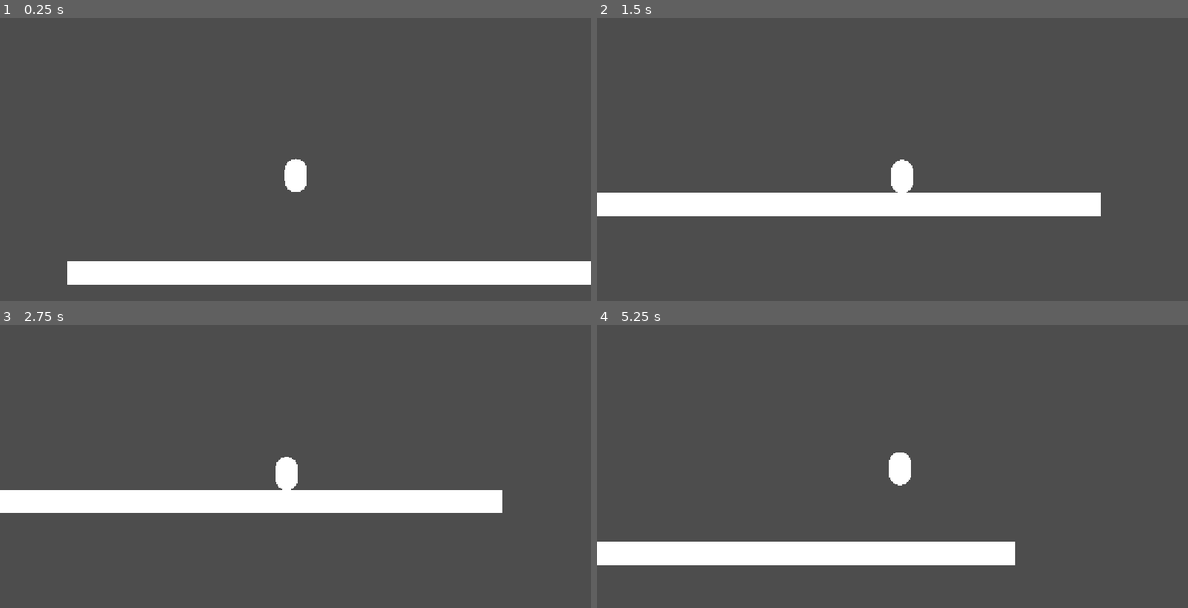
Above: before the commit, frames 1-4 (two rows, left to right).
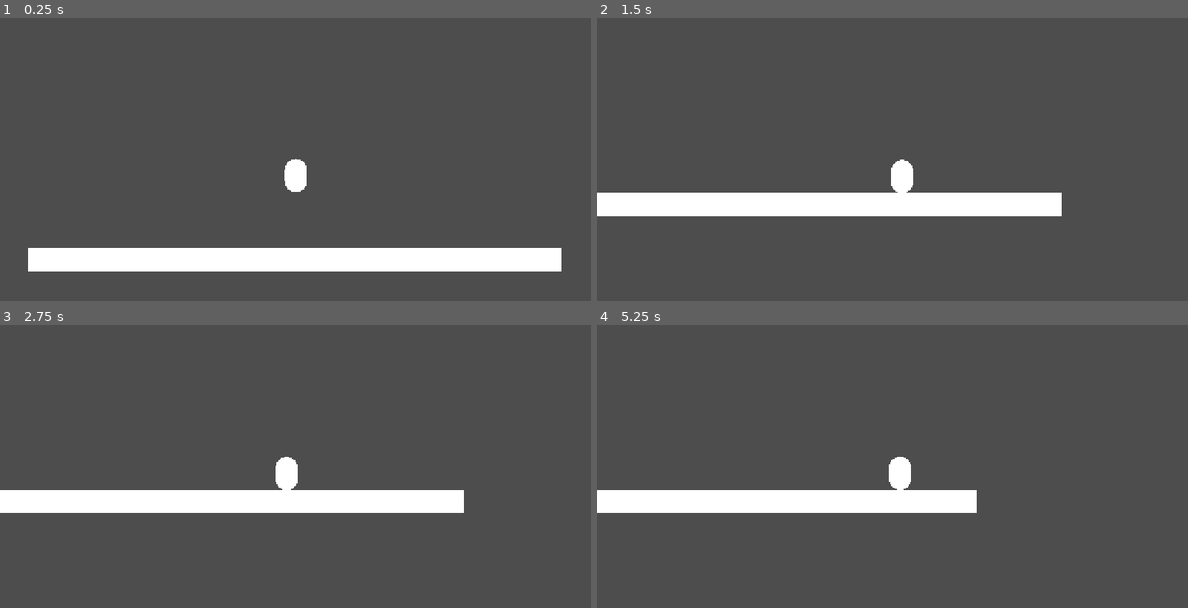
Above: after the commit, the same moments.

Repository: colinabarry/Token-Remake
Game: Godot game, scene res://scenes/levels/test_bed.tscn
Same seed, same stepped clock (60 frames per second), same inputs: the game is played once before the commit and once after it. The project has no main scene, so this scene is started directly.
Inputs:
- Up to frame 1 (0.25 s): no input
- Up to frame 2 (1.5 s): hold D (move_right) from 0.53 s (still down); tap Space (move_jump) at 0.6, 0.77, 1.07, 1.35 s
- Up to frame 3 (2.75 s): tap Space (move_jump) at 1.52, 1.82, 2.1 s; release D (move_right) at 2.03 s; hold A (move_left) from 2.03 s (still down)
- Up to frame 4 (5.25 s): release A (move_left) at 2.78 s; hold D (move_right) 2.78-4.28 s; tap Space (move_jump) at 2.85, 3.02, 3.32, 3.6, 3.77, 4.07, 4.35, 4.52, 4.82, 5.1 s; hold A (move_left) 4.28-5.03 s; hold D (move_right) from 5.03 s (still down)

The runs differ from the first frame. In frame 1, 8.8% of the frame differs, in the area x 4-100%, y 81-95%; in frame 2, 0.6%; in frame 3, 0.5%; in frame 4, 11%, in the area x 0-71%, y 45-85%.

Commit message:
state machine improvements, tokens started

Diff:
--- a/scenes/actors/characters/player/coin_purse.gd
+++ b/scenes/actors/characters/player/coin_purse.gd
@@ -1,2 +1,20 @@
 @icon("res://assets/icons/icon_purse.png")
 class_name CoinPurse extends Node
+
+var default_jump_tokens := 5
+# var default_dash_tokens := 0
+
+var num_jump_tokens := default_jump_tokens
+var player: Player
+
+
+func init(_player: Player) -> void:
+	self.player = _player
+
+	# player.connect_jump_to_purse(_on_player_jumped)
+	player.connect_signal_to_callback("jumped", _on_player_jumped)
+
+
+func _on_player_jumped() -> void:
+	num_jump_tokens -= 1
+	print(num_jump_tokens, " tokens left")
--- a/scenes/actors/characters/player/player.gd
+++ b/scenes/actors/characters/player/player.gd
@@ -7,16 +7,16 @@
 
 # state machine variables
 var is_on_ground := false
-var num_jumps := 0
-var num_jump_tokens := default_jump_tokens
 var input_dir := 0.0
 
 @onready var state_machine := $StateMachine as StateMachine
+@onready var coin_purse := $CoinPurse as CoinPurse
 @onready var anim_player := $AnimationPlayer as AnimationPlayer
 
 
 func _ready() -> void:
 	state_machine.init(self)
+	coin_purse.init(self)
 
 
 func _unhandled_input(event: InputEvent) -> void:
@@ -40,3 +40,23 @@
 	velocity.y += gravity
 
 	move_and_slide()
+
+
+func connect_signal_to_callback(signal_name: StringName, callback: Callable) -> bool:
+	if state_machine.is_connected(signal_name, callback):
+		return false
+
+	state_machine.connect(signal_name, callback)
+	return true
+
+
+# func connect_jump_to_purse(callback: Callable) -> bool:
+# 	if state_machine.jumped.is_connected(callback):
+# 		return false
+
+# 	state_machine.jumped.connect(callback)
+# 	return true
+
+
+func can_jump() -> bool:
+	return coin_purse.num_jump_tokens > 0
--- a/scenes/components/state_machine/base_state.gd
+++ b/scenes/components/state_machine/base_state.gd
@@ -7,6 +7,7 @@
 
 var player: Player
 var state_machine: StateMachine
+var possible_next_states: Array[BaseState]
 
 
 ## Called by StateMachine on [new_state] when changing states
@@ -21,4 +22,5 @@
 
 
 func register_transition(new_state: BaseState, trigger_signal: Signal) -> void:
+	possible_next_states.append(new_state)
 	trigger_signal.connect(func(): transition_started.emit(resource_name, new_state))
--- a/scenes/components/state_machine/state_machine.gd
+++ b/scenes/components/state_machine/state_machine.gd
@@ -19,8 +19,8 @@
 
 
 ## Gives each state a reference to the player and initializes [current_state] to IDLE
-func init(player: Player) -> void:
-	self.player = player
+func init(_player: Player) -> void:
+	self.player = _player
 
 	_register_state(
 		States.IDLE_STATE,
@@ -84,7 +84,7 @@
 
 func try_state_change(state_name: String, new_state: BaseState) -> void:
 	if current_state.resource_name == state_name:
-		change_state(new_state)
+		change_state(new_state)  # TODO: make sure state transition is valid
 
 	# if not new_state is NullState:
 	# 	change_state(new_state)
@@ -122,7 +122,7 @@
 		else:
 			stopped_walking_in_air.emit()
 	if Input.is_action_just_pressed("move_jump"):
-		jumped.emit()
+		_try_emit_jumped_signal()
 
 
 func _emit_process_signals() -> void:
@@ -137,3 +137,11 @@
 			started_touching_ground_moving.emit()
 	if current_state is JumpState and player.velocity.y >= 0:
 		started_falling.emit()
+
+
+func _try_emit_jumped_signal() -> bool:
+	if not player.can_jump():
+		return false
+
+	jumped.emit()
+	return true
--- a/scenes/levels/test_bed.tscn
+++ b/scenes/levels/test_bed.tscn
@@ -22,4 +22,4 @@
 shape = SubResource("RectangleShape2D_y0plv")
 
 [node name="Player" parent="." instance=ExtResource("1_te8gm")]
-position = Vector2(232, 138)
+position = Vector2(267, 150)
